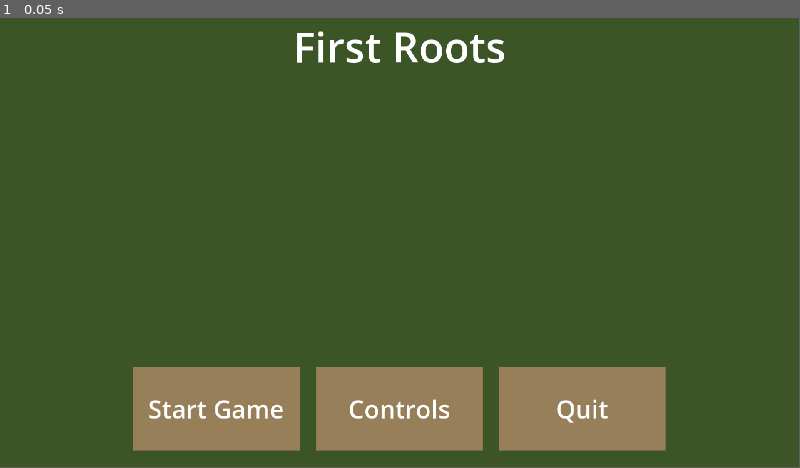
Above: before the commit, frame 1.
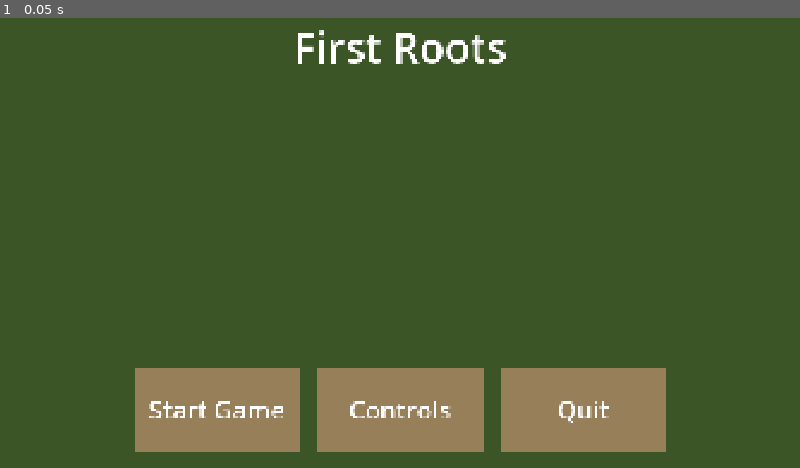
Above: after the commit, the same moment.

Repository: Robin-Bareham/GJ26-GrowSomethingNew
Game: Godot game, scene res://Scenes/woods.tscn
Same seed, same stepped clock (60 frames per second), same inputs: the game is played once before the commit and once after it.
Inputs:
- Up to frame 1 (0.05 s): no input
In our replay, the window is 799x449 before the commit and 800x450 after it. These sizes can differ from the game's own. Grey fills any space a smaller window leaves; there, only what the larger window draws over its background counts as a difference.

The runs differ from the first frame. In frame 1, 1.4% of the frame differs, in the area x 16-84%, y 2-97%.

Commit message:
Minigames end energy after text now

Diff:
--- a/Scripts/all_dia.gd
+++ b/Scripts/all_dia.gd
@@ -10,7 +10,8 @@
 var dia_dic = {
 	"NoBF": [["Elm",0,"That looks like the way to the grove though...",">"],["Elm",0,"My eyes feel weird from it's brightness.",">"],["Elm",0,"I wonder if there's something around here that'll help.","v"]],
 	"Blindfold" : [["Elm",2,"This looks good, should protect my eyes nicely.","v","Blindfold","HIDE"]],
-	"G_Ash": [["Elm",0,"Nothing here but ash...","v"],["Elm",0,"Ash...","v"],["Elm",0,"...","v"]],
+	"G_Ash": [["Elm",0,"Nothing here but ash...","v"],["Elm",0,"Ash...","v"],
+	["Elm",0,"...","v"],["Elm",0,"It seems to disintegrate upon touch.","v"]],
 	"G_Bark": [["Elm",0,"Burned bark? That looks painful.","v"],["Elm",0,"The bark's been ripped off before it could heal.","v"],
 	["Elm",0,"...","v"],["Elm",0,"These remind me of my own burns.","v"]],
 	"G_Closed": [["Elm",0,"More of these things? They look... uncanny.","v"],["Elm",0,"They're closed up, don't they need the light?","v"],
@@ -24,8 +25,8 @@
 
 var scripted_dia = {
 	"D1Pile" : [["Elm",0,"Its a bit hard to see with this blindfold on.",">"],["Elm",0,"Though if I feel around I should be able to move the rubbish around to see whats underneath.","v"]],
-	"D2Pile" : [["Elm",0,"Huh, it's a bit easier to see? I wouldn't have thought anything's changed...","v"]],
-	"D3Pile" : [["Elm",0,"I'd have thought my vision would be darker, I am still wearing the blindfold.",">"],["Elm",0,"Maybe it's the weird flowers? How I don't know but they're the only difference...",">"],["Elm",0,"Weird.","v"]],
+	"D2Pile" : [["Elm",0,"It's a bit easier to see? That shouldn't be right...","v"]],
+	"D3Pile" : [["Elm",0,"I'd have thought my vision would be darker, I am still wearing the blindfold.",">"],["Elm",0,"Maybe it's the weird flowers? I wouldn't know how but they're the only difference...","v"]],
 	"D4Pile" : [["Elm",0,"I can see most of the grove now, clearer than ever...",">"],["Elm",0,"I... I don't think I'll find anything but, one more search can't hurt.","v"]],
 	"D1End" : [["Elm",0,"It's too dark to see anymore... but, I don't think there was anything important.",">"],["Elm",0,"For good and bad.",">"],["Elm",4,"...",">","D1End02"],["Elm",0,"I feel exhaused.",">"],
 	["Elm",4,"I might just lie here for a bit... and carry on later...",">","D1End03"],["",0,"",">"],["",4,"","v","D1End04"]],
--- a/Scripts/constant_ui.gd
+++ b/Scripts/constant_ui.gd
@@ -46,8 +46,9 @@
 						GlobalScript.activate_cutscene = true
 				elif(timer >= (timer_end/3)*2):
 					if(GlobalScript.day == 3):
-						GlobalScript.day_over = true
-						GlobalScript.activate_cutscene = true
+						if(!GlobalScript.minigame_active && !AllDia.dia_open):
+							GlobalScript.day_over = true
+							GlobalScript.activate_cutscene = true
 					clock.texture = evening_texture
 					lighting.showLight("evening")
 				elif(timer >= (timer_end/3)):
--- a/Scripts/dialogue_box.gd
+++ b/Scripts/dialogue_box.gd
@@ -29,6 +29,7 @@
 var v_dia_type
 #Piles
 var v_current_pile = ""
+var v_minigameExitDia = false
 
 #What it can receive from
 @onready var v_interaction_hb = get_tree().current_scene.get_node("Environment").get_node("Player").get_node("Interaction_HB")
@@ -75,6 +76,7 @@
 	#Set statuses to true
 	AllDia.dia_open = true
 	GlobalScript.can_move = false
+	v_minigameExitDia = false
 	#Get the lines of dialogue related to the object
 	if(v_dia_type == 0):
 		v_current_dialogue = AllDia.dia_dic[object]
@@ -85,7 +87,7 @@
 				v_current_line += randi() % AllDia.randomPileMax + 1 #randomise pile response 1 ~ 2
 			else:
 				GlobalScript.items[object] = true
-
+		v_minigameExitDia = true
 	elif(v_dia_type == 1):
 		v_current_dialogue = AllDia.pile_dic["pile"]
 		v_current_pile = object #Name of goal image
@@ -115,6 +117,10 @@
 					GlobalScript.change_state = true
 					BackgroundMus.stream = load("res://Audio/B_ShatteredDreams.mp3")
 					BackgroundMus.play()
+				if(GlobalScript.current_energy <= 0 && v_minigameExitDia):
+					GlobalScript.day_over = true
+					GlobalScript.activate_cutscene = true
+					v_minigameExitDia = false
 				if(GlobalScript.trans_cutscene && GlobalScript.day != 4):
 					endBox()
 				else:
--- a/Scripts/interaction_hitbox.gd
+++ b/Scripts/interaction_hitbox.gd
@@ -101,6 +101,7 @@
 	if(type == "LAKE"):
 		v_interractable_list.remove_at(v_interractable_list.find(v_lake_dia))
 		v_lake_dia = "LakeSil"
+		v_current_name = v_lake_dia
 		v_interractable_list.append(v_lake_dia)
 		return
 	var index = v_interractable_list.find(area_root.getName())
--- a/Scripts/main.gd
+++ b/Scripts/main.gd
@@ -239,15 +239,16 @@
 func deactivateMinigame():
 	mini_ui.hide()
 	GlobalScript.activating_minigame = false
-	GlobalScript.minigame_active = false
 	GlobalScript.current_energy -= 10
-	if(GlobalScript.current_energy <= 0):
-		GlobalScript.day_over = true
-		GlobalScript.activate_cutscene = true
-		return
+	#if(GlobalScript.current_energy <= 0):
+		#GlobalScript.day_over = true
+		#GlobalScript.activate_cutscene = true
+		#return
 	if(GlobalScript.minigame_goal_image != ""):
 		dia_ui.boxActivated(GlobalScript.minigame_goal_image,0)
 	GlobalScript.minigame_goal_image = ""
+	GlobalScript.minigame_active = false
+
 	#Adjust Energy
 
 
--- a/project.godot
+++ b/project.godot
@@ -25,6 +25,7 @@
 
 window/size/viewport_width=1920
 window/size/viewport_height=1080
+window/stretch/mode="canvas_items"
 
 [global_group]
 
